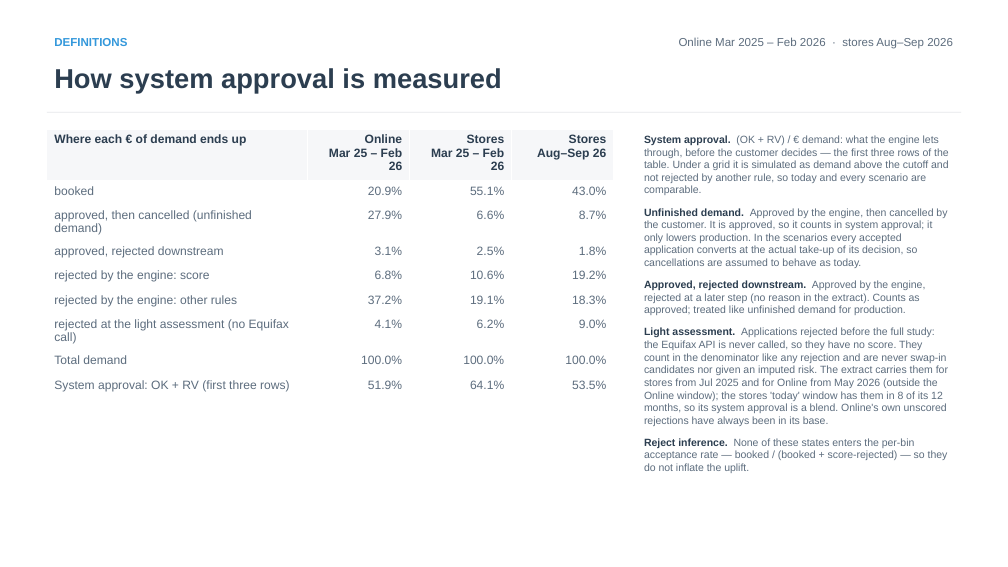
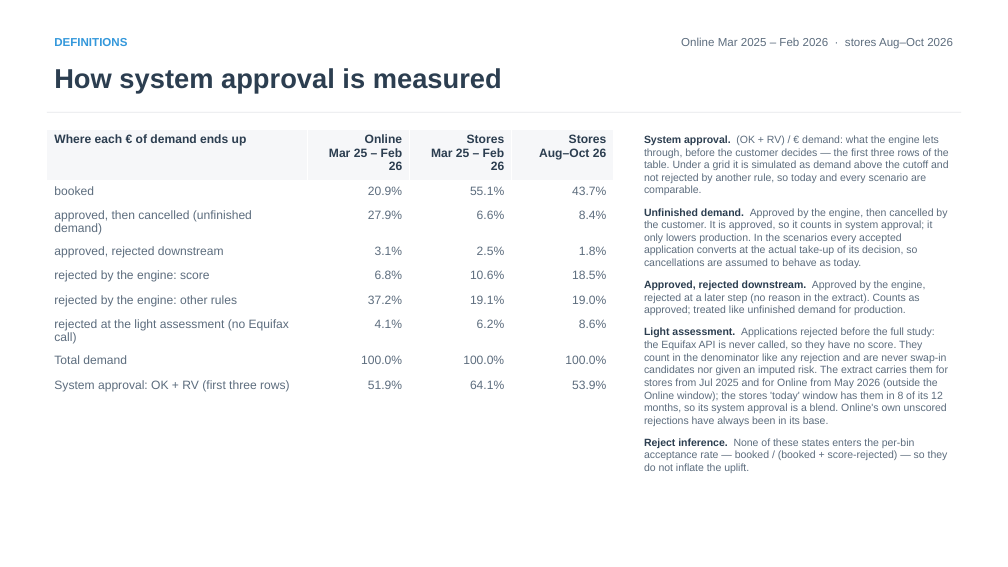
Before and after one commit to iocariz/scoring_tools, a slide deck: slide 3 of output/apple_deck/Apple_EFX_Study.pptx. Drawn at 1008x567 pixels with LibreOffice and Linux fonts; fonts in the diff are those of the drawing. Boxes give left, top, right and bottom in pixels: in the first picture for what was removed or moved away, otherwise in the second. Text is boxed around its words. In the diff, an @@ line names an element or a change of style, - is before the commit and + after.

```diff
--- a/output/apple_deck/Apple_EFX_Study.pptx
+++ b/output/apple_deck/Apple_EFX_Study.pptx
@@ text at box(681, 38, 953, 49): text changed @@
-Online Mar 2025 – Feb 2026 · stores Aug–Sep 2026
+Online Mar 2025 – Feb 2026 · stores Aug–Oct 2026
@@ table at box(47, 129, 614, 395) @@
-row 1, column 4: Stores / Aug–Sep 26
+row 1, column 4: Stores / Aug–Oct 26
-row 2, column 4: 43.0%
+row 2, column 4: 43.7%
-row 3, column 4: 8.7%
+row 3, column 4: 8.4%
-row 5, column 4: 19.2%
+row 5, column 4: 18.5%
-row 6, column 4: 18.3%
+row 6, column 4: 19.0%
-row 7, column 4: 9.0%
+row 7, column 4: 8.6%
-row 9, column 4: 53.5%
+row 9, column 4: 53.9%
```
Also in this commit, not shown: 13 other slides changed, 14 other files.
